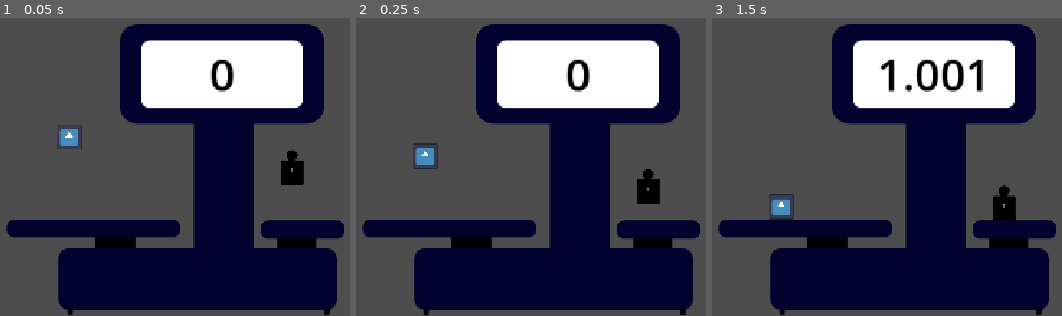
Above: before the commit, frames 1-3 (left to right).
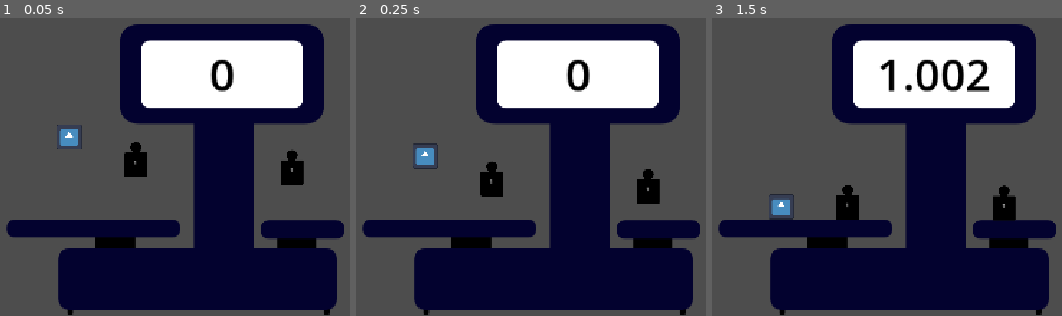
Above: after the commit, the same moments.

Repository: KhalgaevDavid/prjgame
Game: Godot game, scene res://Main.tscn
The game is run twice, just before and just after one commit, with the same random seed, the same clock (stepped at 60 frames per second) and the same inputs. The engine's default icon, where the game draws it, is replaced by a stand-in: a white triangle on a blue panel in a dark square.
Inputs (mouse positions are in pixels of both pictures, inside the frame that each line leads up to):
- Up to frame 1 (0.05 s): no input
- Up to frame 2 (0.25 s): no input
- Up to frame 3 (1.5 s): move the mouse to (outside the picture) at 0.52 s; click (outside the picture) at 0.67 s; tap Enter at 1.25 s; move the mouse to (775, 113) at 1.27 s; click (775, 113) at 1.42 s

The runs differ from the first frame. In frame 1, 0.6% of the frame differs, in the area x 35-42%, y 41-54%; in frame 2, 0.6%; in frame 3, 1.0%, in the area x 35-80%, y 13-68%.

Commit message:
перемещение грузил мышкой

Diff:
--- a/Main.tscn
+++ b/Main.tscn
@@ -1,10 +1,12 @@
 [gd_scene format=3 uid="uid://bir30s8sx21tm"]
 
+[ext_resource type="Script" uid="uid://dl544crd4e25e" path="res://main.gd" id="1_cm0pq"]
 [ext_resource type="PackedScene" uid="uid://ctcahmejvpesq" path="res://Scales.tscn" id="1_r0du0"]
 [ext_resource type="PackedScene" uid="uid://buo5usmy57fj4" path="res://Box.tscn" id="2_cm0pq"]
 [ext_resource type="PackedScene" uid="uid://bi36r70v54ufc" path="res://Weight_1.tscn" id="3_fos0i"]
 
 [node name="Main" type="Node" unique_id=1513999430]
+script = ExtResource("1_cm0pq")
 
 [node name="Scales" parent="." unique_id=1481644881 instance=ExtResource("1_r0du0")]
 position = Vector2(511, 647)
@@ -14,3 +16,8 @@
 
 [node name="Weight" parent="." unique_id=686757871 instance=ExtResource("3_fos0i")]
 position = Vector2(677, 431)
+active = true
+
+[node name="Weight2" parent="." unique_id=1118370176 instance=ExtResource("3_fos0i")]
+position = Vector2(452, 420)
+active = true
--- a/Weight_1.tscn
+++ b/Weight_1.tscn
@@ -1,5 +1,6 @@
 [gd_scene format=3 uid="uid://bi36r70v54ufc"]
 
+[ext_resource type="Script" uid="uid://dimdx7afyri6v" path="res://weight.gd" id="1_4ueci"]
 [ext_resource type="Texture2D" uid="uid://ceuo0c4g3kxb4" path="res://assets/weight.png" id="1_vqb4o"]
 
 [sub_resource type="RectangleShape2D" id="RectangleShape2D_8kxd3"]
@@ -8,9 +9,11 @@
 [sub_resource type="LabelSettings" id="LabelSettings_3dxm6"]
 font_size = 8
 
-[node name="Weight" type="RigidBody2D" unique_id=686757871]
+[node name="Weight" type="RigidBody2D" unique_id=686757871 groups=["Pickable"]]
 collision_layer = 2
+input_pickable = true
 mass = 0.001
+script = ExtResource("1_4ueci")
 
 [node name="Sprite2D" type="Sprite2D" parent="." unique_id=1244206093]
 scale = Vector2(0.25, 0.25)
--- /dev/null
+++ b/main.gd
@@ -0,0 +1,24 @@
+extends Node
+
+var captured_body = null
+
+# Called when the node enters the scene tree for the first time.
+func _ready() -> void:
+	for node in get_tree().get_nodes_in_group("Pickable"):
+		node.connect("clicked", _on_pickable_clicked.bind(node))
+
+
+# Called every frame. 'delta' is the elapsed time since the previous frame.
+func _process(delta: float) -> void:
+	pass
+
+func _on_pickable_clicked(body):
+	if !captured_body:
+		captured_body = body
+		captured_body.pick()
+
+func _input(event: InputEvent) -> void:
+	if event is InputEventMouseButton:
+		if captured_body && !event.pressed:
+			captured_body.drop()
+			captured_body = null
--- /dev/null
+++ b/weight.gd
@@ -0,0 +1,31 @@
+extends RigidBody2D
+
+signal clicked
+@export var active: bool
+var captured: bool = false
+
+# Called when the node enters the scene tree for the first time.
+func _ready() -> void:
+	pass # Replace with function body.
+
+
+# Called every frame. 'delta' is the elapsed time since the previous frame.
+func _process(delta: float) -> void:
+	pass
+
+func _physics_process(delta: float) -> void:
+	if captured:
+		global_transform.origin = get_viewport().get_mouse_position()
+
+func _input_event(viewport, event, idx) -> void:
+	if event is InputEventMouseButton:
+		if event.button_index == MOUSE_BUTTON_LEFT && event.pressed:
+			emit_signal("clicked")
+
+
+func pick():
+	if active:
+		captured = true
+
+func drop():
+	captured = false
Not shown, added: main.gd.uid
Not shown, added: weight.gd.uid
